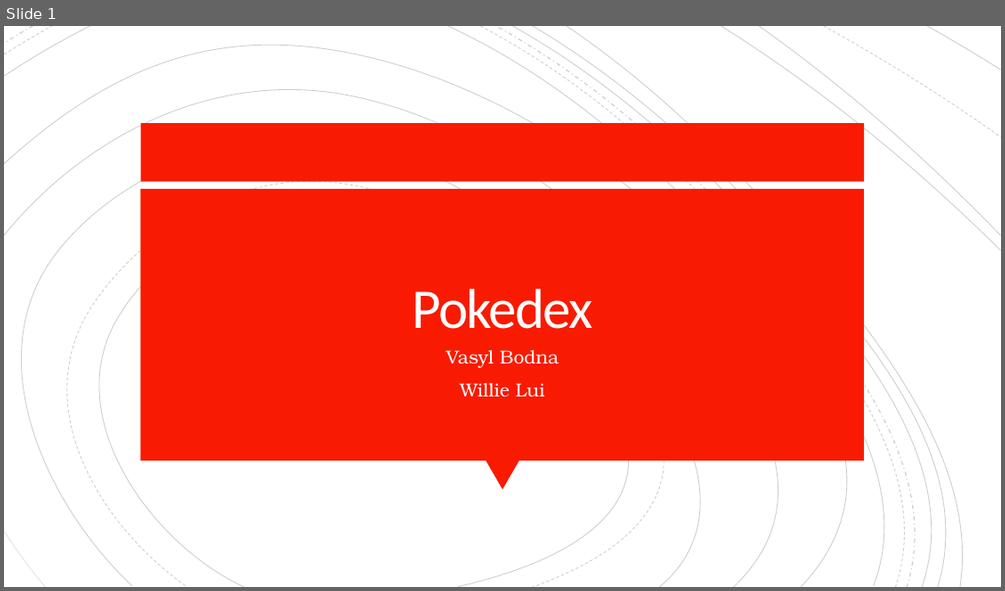
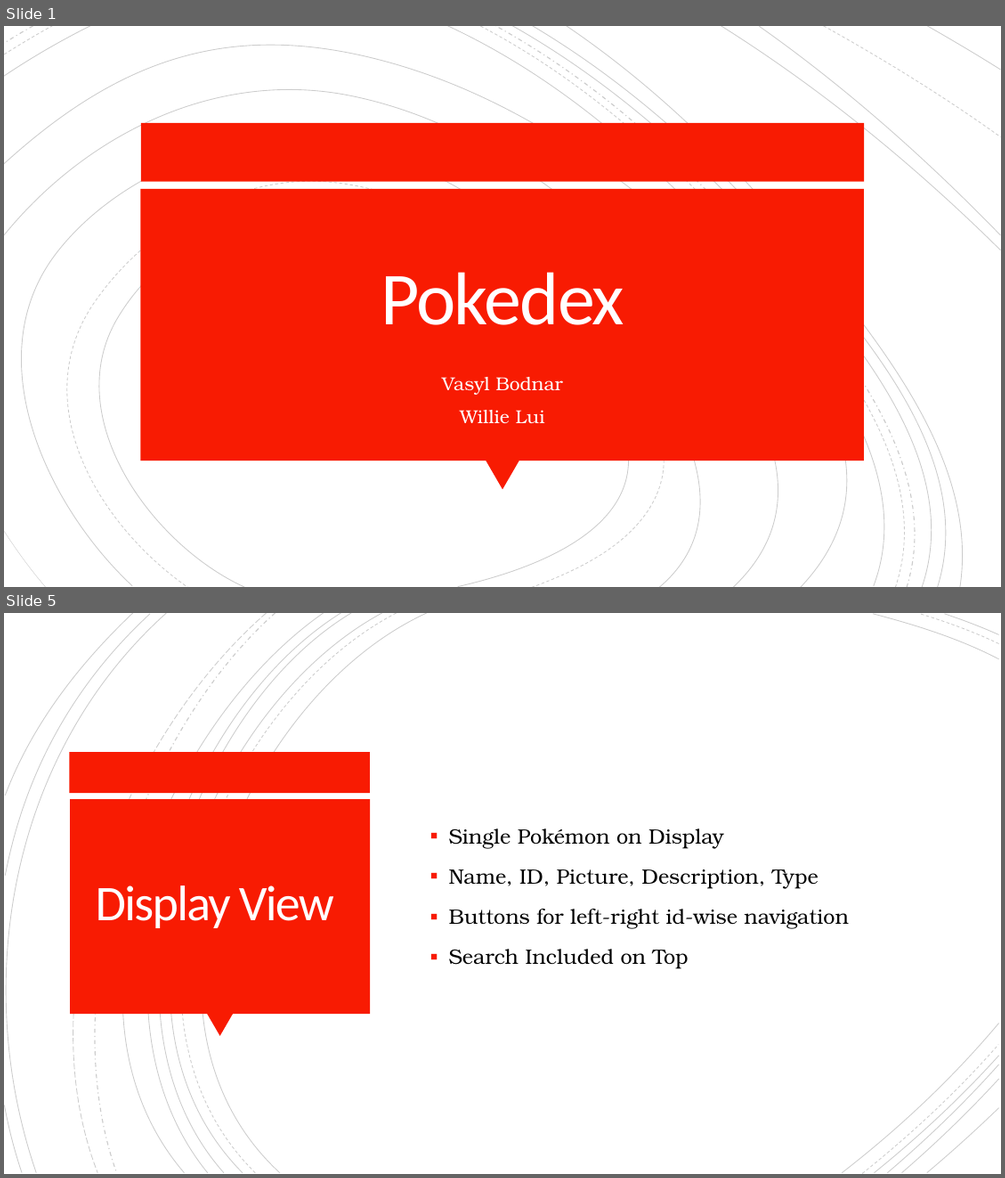
Before and after one commit to WillieLui429/CSC330-Project, a slide deck: CSC330 Presentation.pptx. Shown one above the other, each under a label of ours: slide 1 before the commit, slides 1 and 5 after it; the slides between them are not shown. The pictures are 1005x591 and 1005x1178 pixels, drawn with LibreOffice and Linux fonts; fonts in the diff are those of the drawing. Boxes give left, top, right and bottom in pixels: in the first picture for what was removed or moved away, otherwise in the second. Text is boxed around its words. In the diff, an @@ line names an element or a change of style, - is before the commit and + after.

Commit message:
Added Descriptions, Put Search Bar into GUI and Made Some Small Changes to the Design as a Result of These Additions.

```diff
--- a/CSC330 Presentation.pptx
+++ b/CSC330 Presentation.pptx
@@ slide 5 added at bbox=[4, 613, 1001, 1174], background #FFFFFF @@
@@ group added at bbox=[4, 613, 999, 1174]: 21 freeform shapes @@
@@ rectangle added at bbox=[70, 752, 371, 793], fill #F81B02 @@
@@ rectangle added at bbox=[70, 799, 370, 1013], fill #F81B02 @@
@@ text added at bbox=[449, 828, 849, 969], 20 pt, text #000000 @@
+▪ Single Pokémon on Display
+▪ Name, ID, Picture, Description, Type
+▪ Buttons for left-right id-wise navigation
+▪ Search Included on Top
@@ title added at bbox=[96, 885, 334, 928], 48 pt, text #FFFEFF @@
+Display View
@@ triangle added at bbox=[208, 1013, 234, 1037], fill #F81B02 @@
@@ slide 1 changed as well @@
@@ outline redrawn in 4 elements at bbox=[24, 172, 681, 587], bbox=[4, 70, 849, 587], bbox=[512, 26, 963, 587], bbox=[566, 26, 979, 587] @@
@@ title "Pokedex" at bbox=[380, 272, 624, 325]: size 54 to 72 pt @@
@@ subtitle "Vasyl Bodnar" at bbox=[442, 377, 563, 423]: vertical alignment top to middle @@
@@ subtitle at bbox=[442, 377, 563, 394]: text changed @@
-Vasyl Bodna
+Vasyl Bodnar
```
Also in this commit, not shown: 2 other slides changed, 4 other slides added, 2 slides removed, 8 other files.
